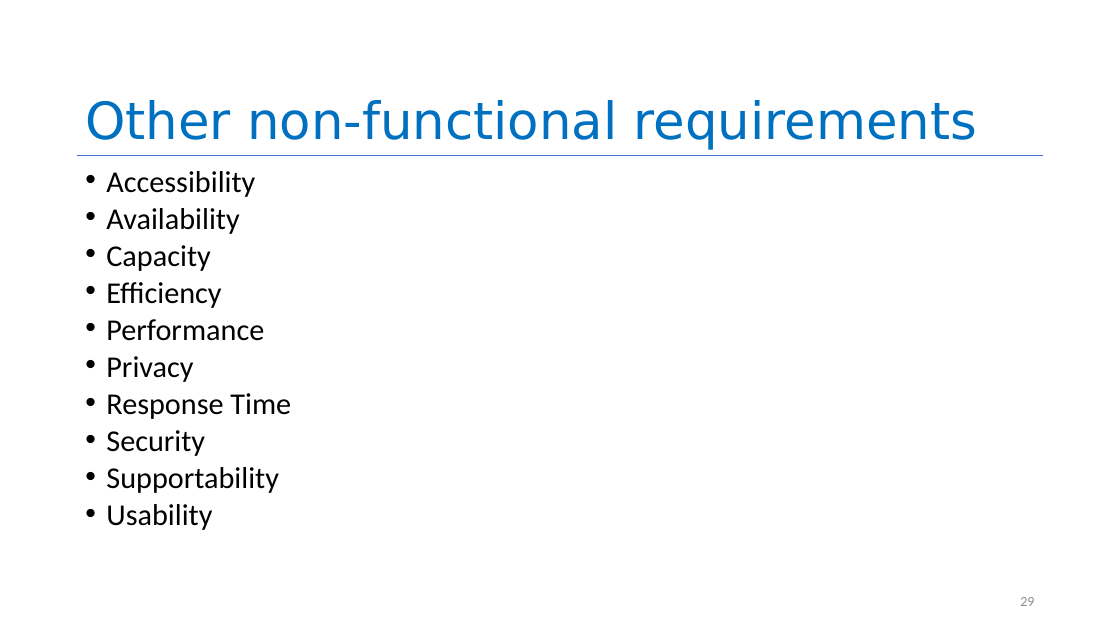
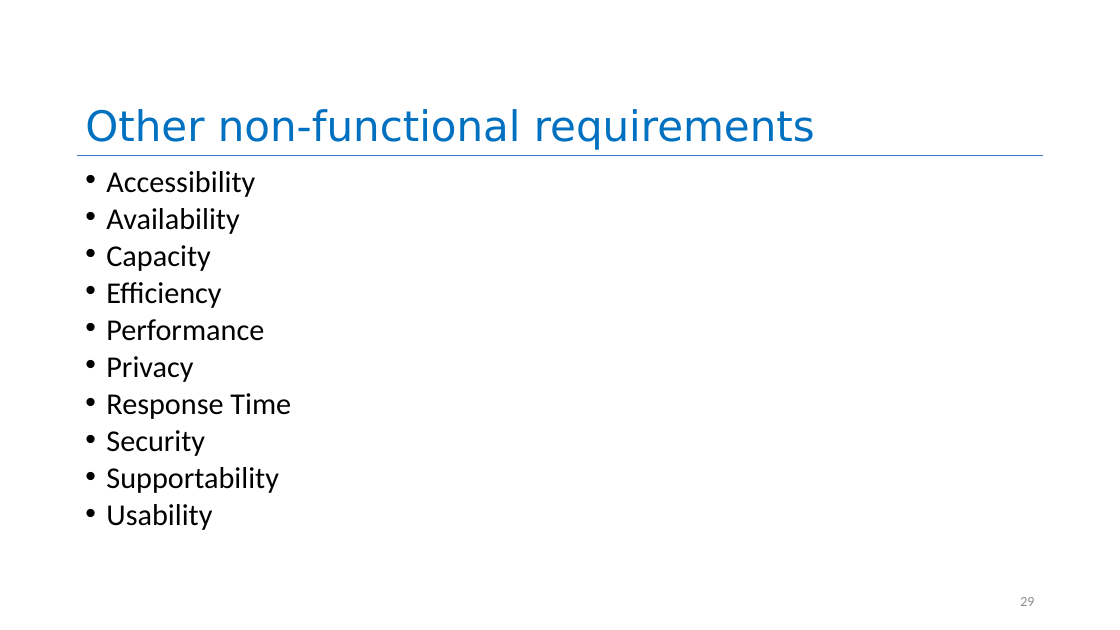
Before and after one commit to neu-se/CS4530-Spring-2025, a slide deck: slide 29 of Slides/Module 01.2 Requirements Gathering.pptx. Drawn at 1120x630 pixels with LibreOffice and Linux fonts; fonts in the diff are those of the drawing. Boxes give left, top, right and bottom in pixels: in the first picture for what was removed or moved away, otherwise in the second. Text is boxed around its words. In the diff, an @@ line names an element or a change of style, - is before the commit and + after.

```diff
--- a/Slides/Module 01.2 Requirements Gathering.pptx
+++ b/Slides/Module 01.2 Requirements Gathering.pptx
@@ title "Other non-functional requirements" at (85, 109, 815, 150): size 44 to 36 pt @@
```
Also in this commit, not shown: 2 other slides changed, 1 other file.
